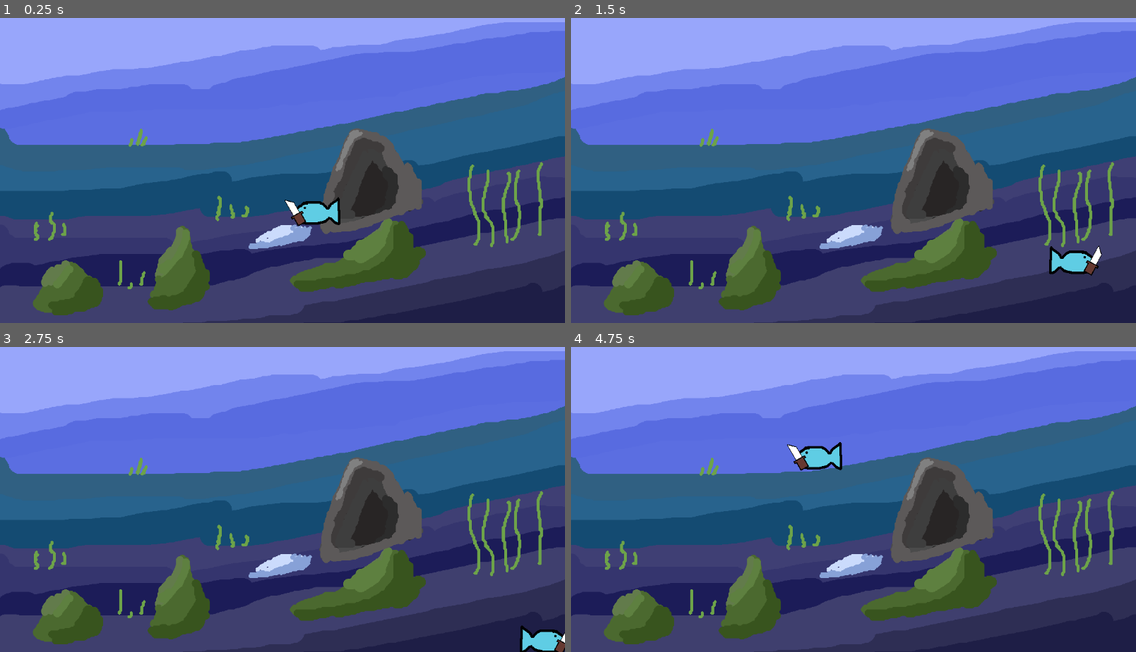
Above: before the commit, frames 1-4 (two rows, left to right).
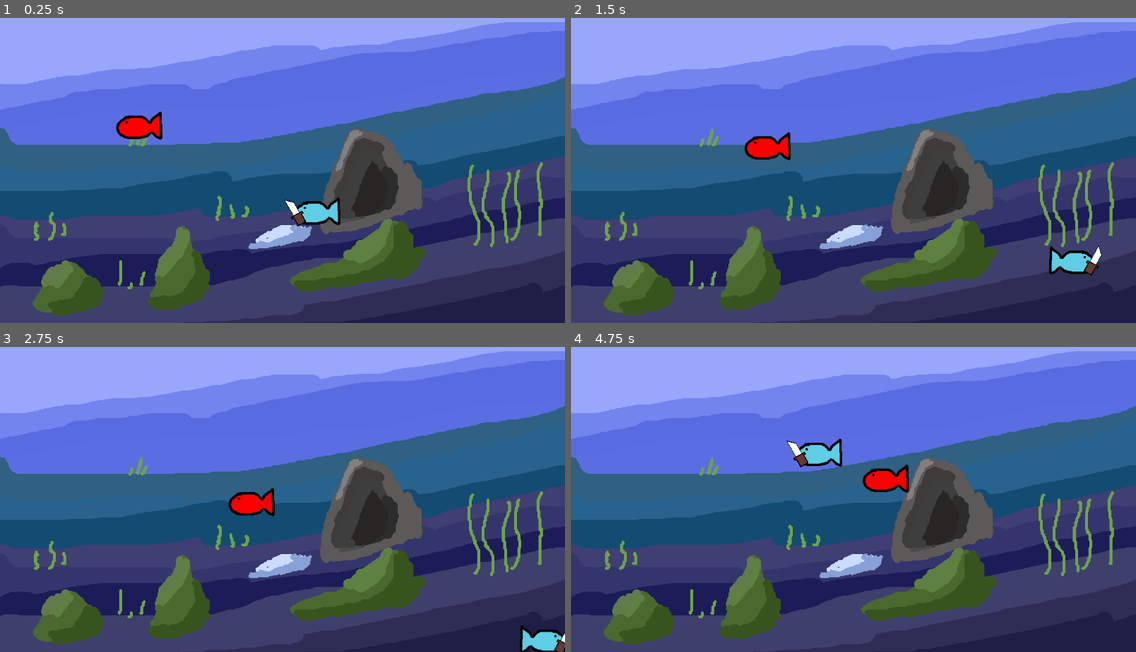
Above: after the commit, the same moments.

Repository: tony10201/FISH
Game: Godot game, scene res://Assets/Levels/main.tscn
Two runs of this game, one before a commit and one after it. Both use one fixed random seed, a clock stepped at 60 frames per second and the inputs below. The engine's default icon, where the game draws it, is replaced by a stand-in: a white triangle on a blue panel in a dark square.
Inputs (mouse positions are in pixels of both pictures, inside the frame that each line leads up to):
- Up to frame 1 (0.25 s): no input
- Up to frame 2 (1.5 s): move the mouse to (977, 149) at 0.52 s; press the mouse at (977, 149) at 0.53 s; hold D (Right) 0.53-1.28 s; move the mouse to (740, 179) at 1.27 s; release the mouse at (740, 179) at 1.28 s; hold S (Down) from 1.28 s (still down); click (740, 179) at 1.35 s
- Up to frame 3 (2.75 s): move the mouse to (339, 423) at 2.02 s; release S (Down) at 2.03 s; press the mouse at (339, 423) at 2.03 s; hold D (Right) from 2.03 s (still down)
- Up to frame 4 (4.75 s): move the mouse to (825, 557) at 2.77 s; release D (Right) at 2.78 s; release the mouse at (825, 557) at 2.78 s; hold W (Up) 2.78-3.53 s; click (825, 557) at 2.85 s; move the mouse to (1023, 542) at 3.52 s; press the mouse at (1023, 542) at 3.53 s; hold A (Left) from 3.53 s (still down); move the mouse to (684, 444) at 4.27 s; release the mouse at (684, 444) at 4.28 s; click (684, 444) at 4.35 s

The runs differ from the first frame. In frame 1, 0.6% of the frame differs, in the area x 20-29%, y 30-40%; in frame 2, 0.6%; in frame 3, 0.6%; in frame 4, 1.0%, in the area x 38-60%, y 30-48%.

Commit message:
Enemy script :3

Diff:
--- a/Assets/Enemy/enemy.gd
+++ b/Assets/Enemy/enemy.gd
@@ -1,6 +1,7 @@
 extends Node2D
+@onready var player: CharacterBody2D = get_node("/root/Main/Player")
 
-
+var speed = 100
 # Called when the node enters the scene tree for the first time.
 func _ready() -> void:
 	pass # Replace with function body.
@@ -8,4 +9,21 @@
 
 # Called every frame. 'delta' is the elapsed time since the previous frame.
 func _process(delta: float) -> void:
+	#Spawn on border
+	move_towards_player(delta)
+
 	pass
+
+func _on_body_entered(body):
+	if body.name == "Knife":
+		queue_free()
+
+#Silly Movement AI thats it
+func move_towards_player(delta):
+	if player.position == null:
+		push_error("XD")
+	if global_position == null:
+		push_error("XD2")
+	var direction = (player.global_position - global_position).normalized()
+	var movement = direction * speed * delta
+	translate(movement)
--- a/Assets/Enemy/enemy.tscn
+++ b/Assets/Enemy/enemy.tscn
@@ -6,7 +6,7 @@
 [sub_resource type="RectangleShape2D" id="RectangleShape2D_agpb7"]
 size = Vector2(94, 58)
 
-[node name="Enemy" type="Node2D"]
+[node name="Enemy" type="Node2D" groups=["Enemy"]]
 script = ExtResource("1_rtuoc")
 
 [node name="Sprite2D" type="Sprite2D" parent="."]
@@ -16,3 +16,4 @@
 
 [node name="CollisionShape2D" type="CollisionShape2D" parent="StaticBody2D"]
 shape = SubResource("RectangleShape2D_agpb7")
+one_way_collision_margin = 0.0
--- a/Assets/Levels/main.tscn
+++ b/Assets/Levels/main.tscn
@@ -1,7 +1,8 @@
-[gd_scene load_steps=3 format=3 uid="uid://csqre40u1yra3"]
+[gd_scene load_steps=4 format=3 uid="uid://csqre40u1yra3"]
 
 [ext_resource type="PackedScene" uid="uid://cpxcs7strlh71" path="res://Assets/level.tscn" id="2_m2cu8"]
-[ext_resource type="PackedScene" uid="uid://c0eba5vvks1f3" path="res://Assets/Player/player.tscn" id="2_nlnoh"]
+[ext_resource type="PackedScene" uid="uid://c0eba5vvks1f3" path="res://Assets/Player/Player.tscn" id="2_nlnoh"]
+[ext_resource type="PackedScene" uid="uid://d2b6r47ic3u4g" path="res://Assets/Enemy/enemy.tscn" id="3_tlns8"]
 
 [node name="Main" type="Node2D"]
 
@@ -9,3 +10,6 @@
 
 [node name="Player" parent="." instance=ExtResource("2_nlnoh")]
 position = Vector2(647, 420)
+
+[node name="Enemy" parent="." instance=ExtResource("3_tlns8")]
+position = Vector2(261, 234)
--- a/Assets/Player/knife.gd
+++ b/Assets/Player/knife.gd
@@ -18,4 +18,5 @@
 
 func detectHit(body) -> void:
 	if body.is_in_group("Enemy"):
-		pass
+		print("Enemy died!")
+		body.queue_free()
Not shown: 1 places in Assets/Enemy/enemy.tscn that only renumber resources
